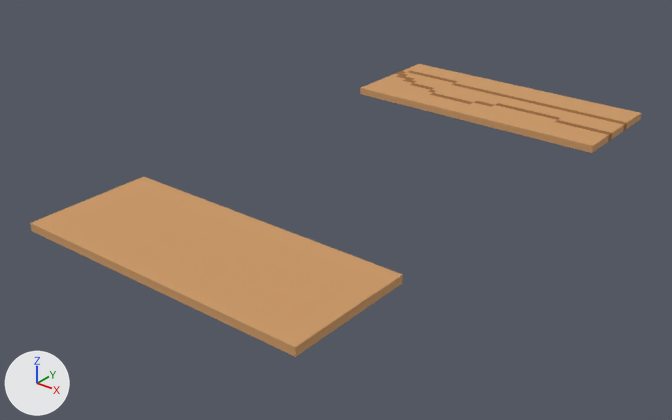
The OBJ model Scramble/Assets/Models/Counter/Counter-71.obj: old version first, new version second.
The view is the same before and after, from a camera (50 mm lens) standing at (3.54, -9.19, 4.64) and looking at (-3.04, -0.96, -0.47). The lights are fixed; the arrows at lower left show +X, +Y and +Z. Where no turn or scale is listed for an object, it has been applied to the vertices. Vertices at the same position are counted once.

The scene before the commit, as lines of its bpy script (objects in view):
```python
me_untitled = bpy.data.meshes.new('Untitled')
me_untitled.from_pydata(...)  # 92 vertices, 176 faces; spans x -4.7..-0.9, y -4.2..3.3, z 0.0..0.1
me_untitled.materials.append(mat_palette)  # picture img_counter_71_png
ob_untitled = bpy.data.objects.new('Untitled', me_untitled)
ob_untitled.location = (0.0, 0.0, 0.0)
```
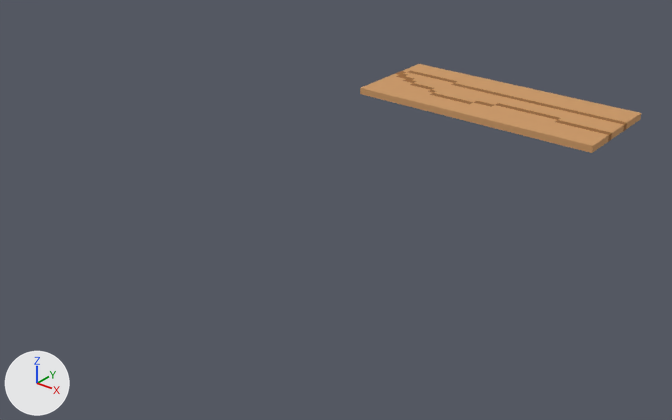
The newer file is also turned or shifted as a whole; pictures and numbers use the older file's frame.

Pixel boxes [x1, y1, x2, y2] of what changed, in the pictures (672 x 420 px):
'Untitled', reshaped (54% narrower, 69% shorter): before [30, 64, 641, 357]; after [360, 64, 641, 153]
part 1 of me_untitled, deleted (orange): before [30, 177, 403, 357]

Edits to the bpy script that builds the scene:
```text
Change me_untitled:
    where me_untitled.from_pydata(...)  # 92 vertices, 176 faces; spans x -4.7..-0.9, y -4.2..3.3, z 0.0..0.1
    used by ob_untitled; location = (0.0, 0.0, 0.0)
    me_untitled part 1: the loose piece of 8 vertices spanning x -4.7..-0.9, y -4.2..-2.6, z 0.0..0.1 is deleted
```
